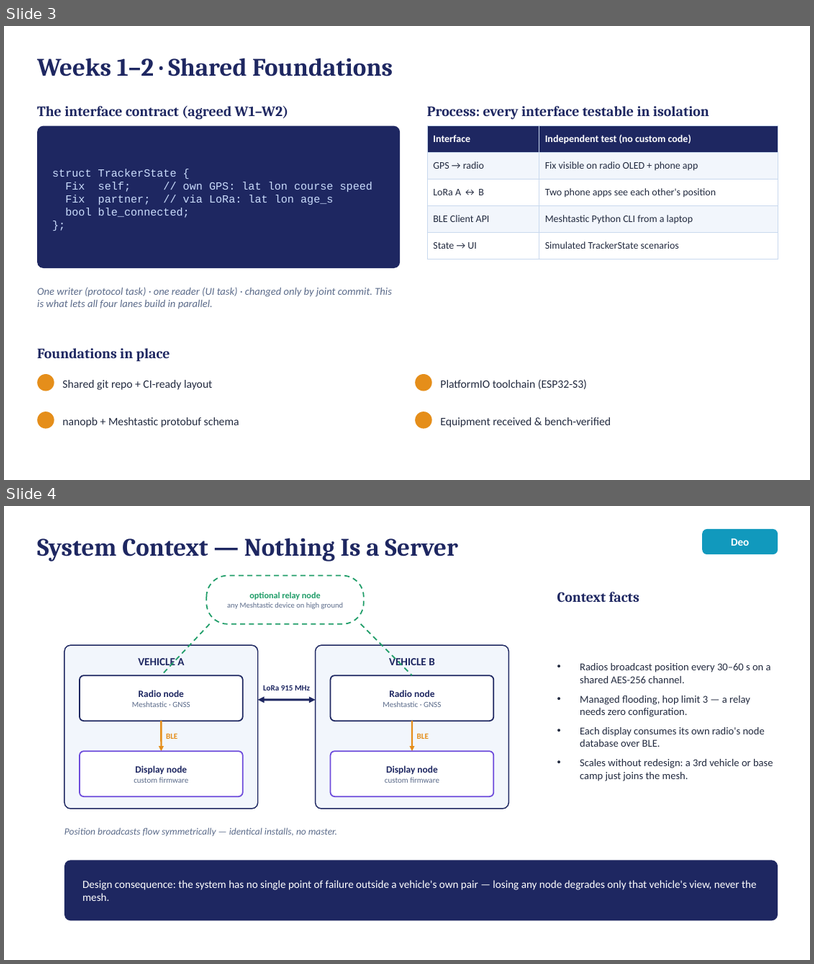
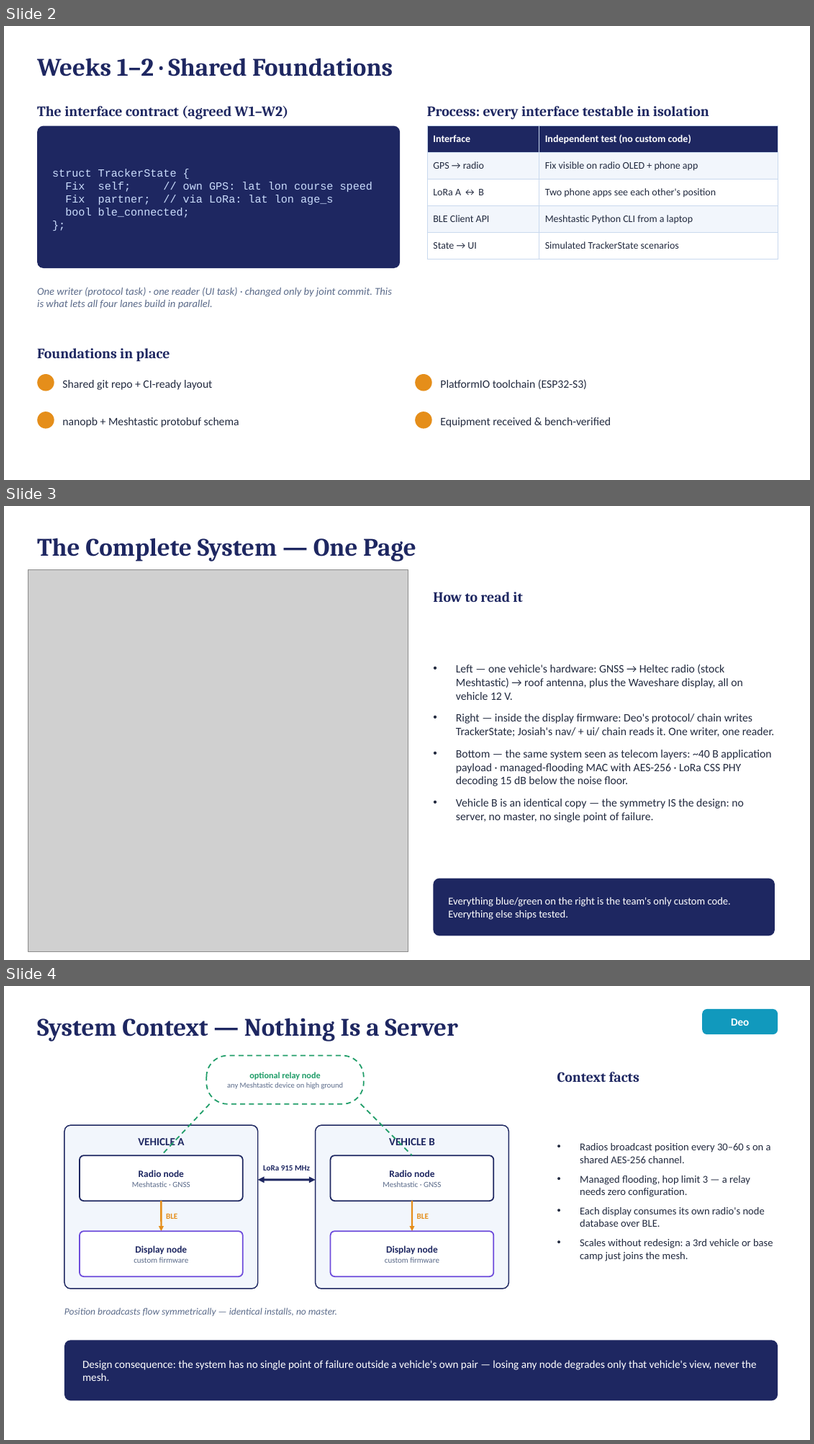
Before and after one commit to deosgracius/offgrid-vehicle-tracker, a slide deck: docs/presentations/Group9_Presentation2_Weeks1-2.pptx. Shown one above the other, each under a label of ours: slides 3 and 4 before the commit, slides 2, 3 and 4 after it. The pictures are 814x964 and 814x1444 pixels, drawn with LibreOffice and Linux fonts; fonts in the diff are those of the drawing; grey boxes stand for pictures. Boxes give left, top, right and bottom in pixels: in the first picture for what was removed or moved away, otherwise in the second. Text is boxed around its words. In the diff, an @@ line names an element or a change of style, - is before the commit and + after.

```diff
--- a/docs/presentations/Group9_Presentation2_Weeks1-2.pptx
+++ b/docs/presentations/Group9_Presentation2_Weeks1-2.pptx
@@ slide 3 added at (x1=4, y1=506, x2=810, y2=960), background #FFFFFF @@
@@ text added at (x1=37, y1=538, x2=417, y2=561), 30 pt, text #1E2761, bold @@
+The Complete System — One Page
@@ picture added at (x1=28, y1=569, x2=408, y2=951) @@
@@ text added at (x1=433, y1=592, x2=522, y2=602), 17 pt, text #1E2761, bold @@
+How to read it
@@ text added at (x1=456, y1=664, x2=774, y2=822), 13.5 pt, text #222A3F @@
+• Left — one vehicle's hardware: GNSS → Heltec radio (stock Meshtastic) → roof antenna, plus the Waveshare display, all on vehicle 12 V.
+• Right — inside the display firmware: Deo's protocol/ chain writes TrackerState; Josiah's nav/ + ui/ chain reads it. One writer, one reader.
+• Bottom — the same system seen as telecom layers: ~40 B application payload · managed-flooding MAC with AES-256 · LoRa CSS PHY decoding 15 dB below the noise floor.
+• Vehicle B is an identical copy — the symmetry IS the design: no server, no master, no single point of failure.
@@ rounded rectangle added at (x1=434, y1=878, x2=775, y2=936), fill #1E2761 @@
@@ text added at (x1=448, y1=897, x2=731, y2=919), 12.5 pt, text #FFFFFF @@
+Everything blue/green on the right is the team's only custom code. Everything else ships tested.
@@ what was slide 3 is now slide 2 @@
```
Also in this commit, not shown: 3 slides changed, 1 slide removed, 4 other files.
